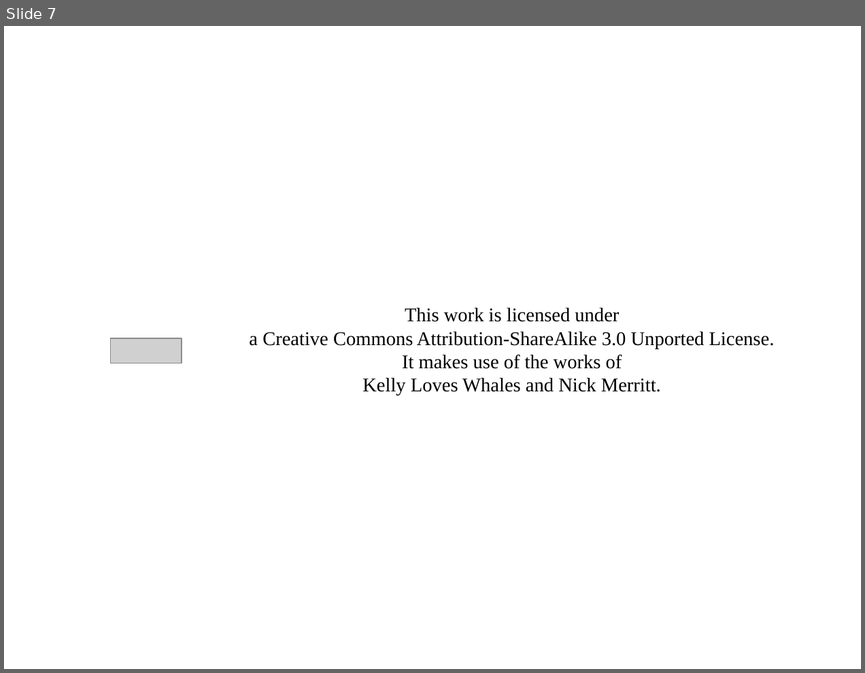
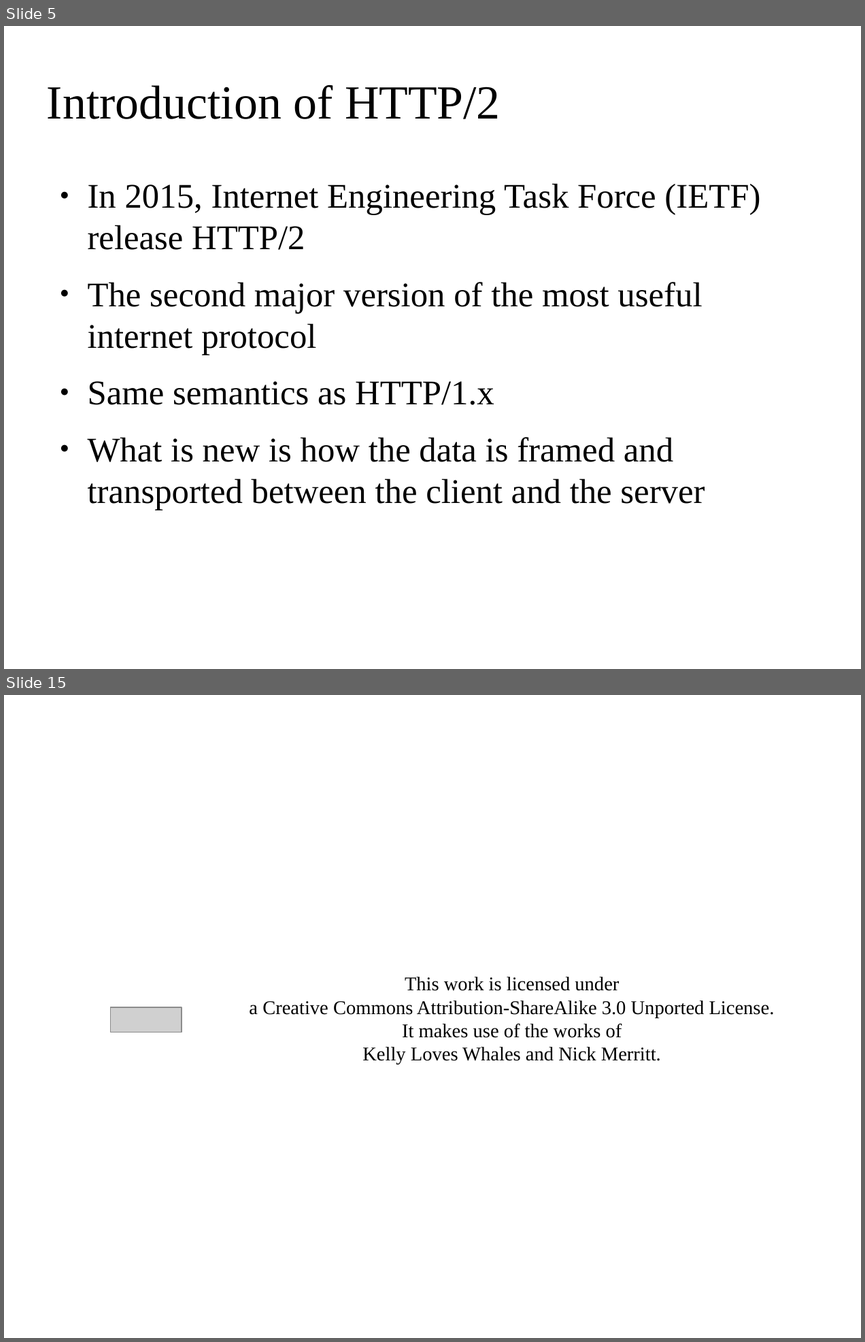
Before and after one commit to segoranov/web_technologies, a slide deck: http2_presentation/http2.odp. Shown one above the other, each under a label of ours: slide 7 before the commit, slides 5 and 15 after it; the slides between them are not shown. The pictures are 865x673 and 865x1342 pixels, drawn with LibreOffice and Linux fonts; fonts in the diff are those of the drawing; grey boxes stand for pictures; background and template pictures are left out. Boxes give left, top, right and bottom in pixels: in the first picture for what was removed or moved away, otherwise in the second. Text is boxed around its words. In the diff, an @@ line names an element or a change of style, - is before the commit and + after.

```diff
--- a/http2_presentation/http2.odp
+++ b/http2_presentation/http2.odp
@@ slide 5 added at (x1=4, y1=26, x2=861, y2=669), background picture (left out) @@
@@ title added at (x1=47, y1=85, x2=500, y2=119), 44 pt, text #000000 @@
+Introduction of HTTP/2
@@ text added at (x1=88, y1=183, x2=760, y2=509), 32 pt, text #000000 @@
+● In 2015, Internet Engineering Task Force (IETF) release HTTP/2
+● The second major version of the most useful internet protocol
+● Same semantics as HTTP/1.x
+● What is new is how the data is framed and transported between the client and the server
@@ what was slide 7 is now slide 15 @@
```
Also in this commit, not shown: 2 slides changed, 9 other slides added, 2 slides removed.
